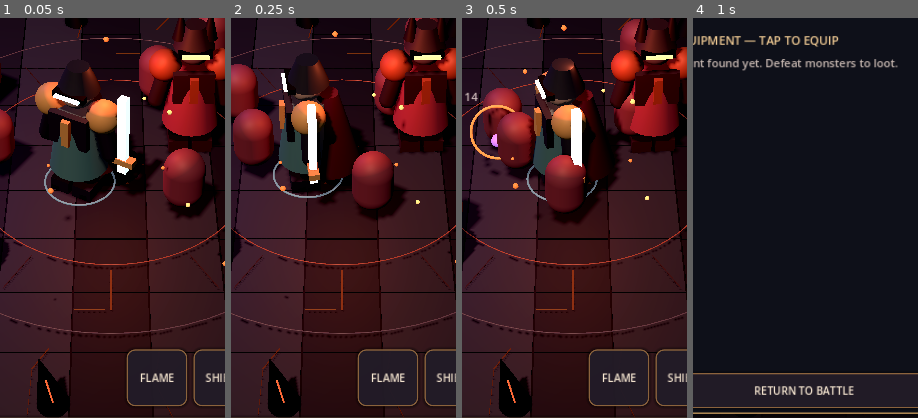
Above: before the commit, frames 1-4 (left to right).
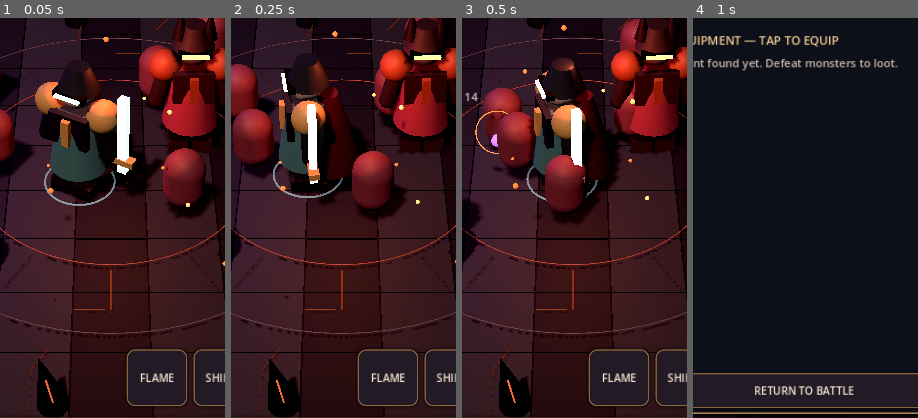
Above: after the commit, the same moments.

Repository: bananofil-wq/AshenIdle
Game: Godot game, scene res://scenes/main.tscn
The game is run twice, just before and just after one commit, with the same random seed, the same clock (stepped at 60 frames per second) and the same inputs.
Inputs:
- Up to frame 1 (0.05 s): no input
- Up to frame 2 (0.25 s): no input
- Up to frame 3 (0.5 s): no input
- Up to frame 4 (1 s): click "LOOT" at 0.5 s
The pictures show only the part of the screen within x 25-75%, y 32-82%; the shares and areas given below are measured in that part.

Frames 1-2 are identical in both runs. In frame 3, 0.6% of the frame differs, in the area x 3-24%, y 21-40%; in frame 4, nothing differs.

Commit message:
Final visual QA: keep bosses in central frame, update stage atmospheres and replace ring spam with subtle attack trails

Diff:
--- a/scripts/main.gd
+++ b/scripts/main.gd
@@ -617,6 +617,7 @@
     _clear_boss_telegraph()
     _spawn_horde()
     _update_wave_health()
+    _apply_biome()
 
 func _process(delta: float) -> void:
     chaos_time += delta
@@ -784,13 +785,13 @@
 
 func _slash_trail(pos: Vector3, crit: bool) -> void:
     var arc := TorusMesh.new()
-    arc.inner_radius = 0.49 if crit else 0.35
-    arc.outer_radius = 0.53 if crit else 0.39
+    arc.inner_radius = 0.38 if crit else 0.25
+    arc.outer_radius = 0.395 if crit else 0.265
     var tint := Color("ffcc7c") if crit else Color("ef8b47") if hero_class == 0 else Color("73cef8") if hero_class == 2 else Color("a56de8")
     var slash := _mesh(self, arc, pos + Vector3(0, 0.95, 0), _bright(tint))
     slash.rotation.x = PI * 0.34
-    slash.scale = Vector3.ONE * 0.6
-    spell_fx.append({"node": slash, "time": 0.24, "total": 0.24, "type": "hit"})
+    slash.scale = Vector3.ONE * 0.52
+    spell_fx.append({"node": slash, "time": 0.18, "total": 0.18, "type": "hit"})
 
 func _clear_boss_telegraph() -> void:
     if boss_telegraph != null and is_instance_valid(boss_telegraph):
@@ -890,10 +891,10 @@
     _damage_popup(int(damage), last_target_pos + Vector3(0.0, 1.45, 0.0), crit)
     if crit and is_instance_valid(target):
         var pulse := TorusMesh.new()
-        pulse.inner_radius = 0.50
-        pulse.outer_radius = 0.54
+        pulse.inner_radius = 0.36
+        pulse.outer_radius = 0.37
         var ring := _mesh(self, pulse, target.global_position + Vector3(0, 0.17, 0), _bright(Color("ffae54")))
-        spell_fx.append({"node": ring, "time": 0.34, "total": 0.34, "type": "spell"})
+        spell_fx.append({"node": ring, "time": 0.22, "total": 0.22, "type": "spell"})
     if health <= 0.0:
         _kill_mob(target)
     _update_wave_health()
@@ -1563,10 +1564,10 @@
 func _spell_burst(color: Color, size: float, shards: int) -> void:
     var ring := TorusMesh.new()
     ring.inner_radius = size * 0.38
-    ring.outer_radius = size * 0.43
+    ring.outer_radius = size * 0.395
     var pulse_mesh := _mesh(self, ring, Vector3(0, 0.12, 0), _bright(color))
     pulse_mesh.scale = Vector3.ONE * 0.65
-    spell_fx.append({"node": pulse_mesh, "time": 0.55, "total": 0.55, "type": "spell"})
+    spell_fx.append({"node": pulse_mesh, "time": 0.34, "total": 0.34, "type": "spell"})
     for i in range(shards):
         var a := TAU * float(i) / float(shards)
         var p := Vector3(cos(a) * size * 0.42, rng.randf_range(0.3,1.3), sin(a) * size * 0.42)
@@ -1623,8 +1624,9 @@
             continue
         var a: float = float(i) * 2.39996 + chaos_time * (0.27 if i % 2 == 0 else -0.19)
         var radius: float = 1.6 if bool(mob.get_meta("boss", false)) else 2.1 + float(i % 7) * 0.3
+        var boss: bool = bool(mob.get_meta("boss", false))
         var orbit_center: Vector3 = hero.position if hero != null else Vector3.ZERO
-        var desired: Vector3 = orbit_center + Vector3(cos(a) * radius, 0, sin(a) * radius)
+        var desired: Vector3 = Vector3(1.05 + sin(chaos_time * 0.9) * 0.28, 0, -0.42 + cos(chaos_time * 0.6) * 0.24) if boss else orbit_center + Vector3(cos(a) * radius, 0, sin(a) * radius)
         desired.x = clampf(desired.x, -5.1, 5.1)
         desired.z = clampf(desired.z, -5.1, 5.1)
         var speed: float = 0.45 + float(mob.get_meta("speed", 0.25)) * 1.6
